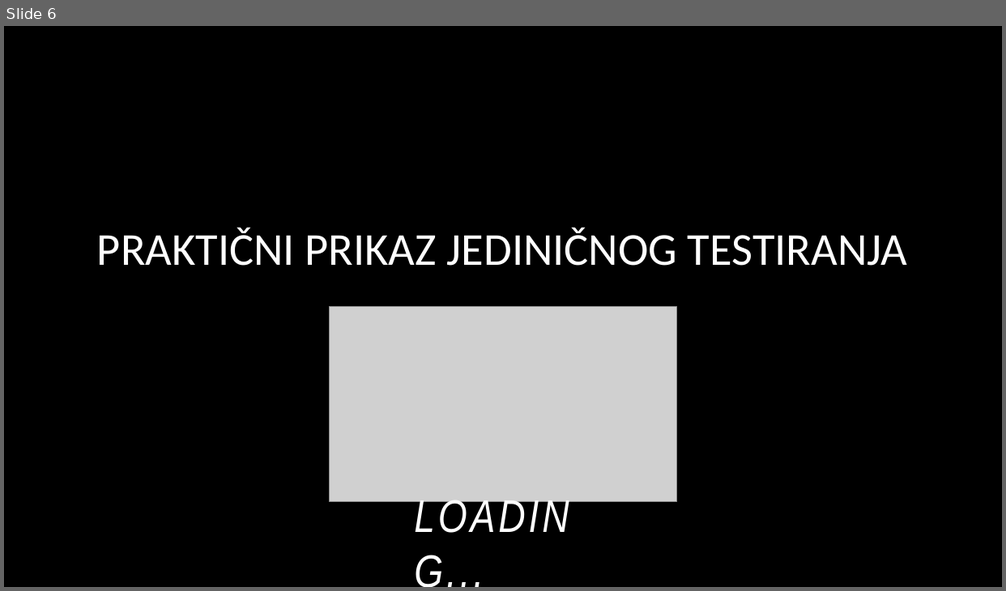
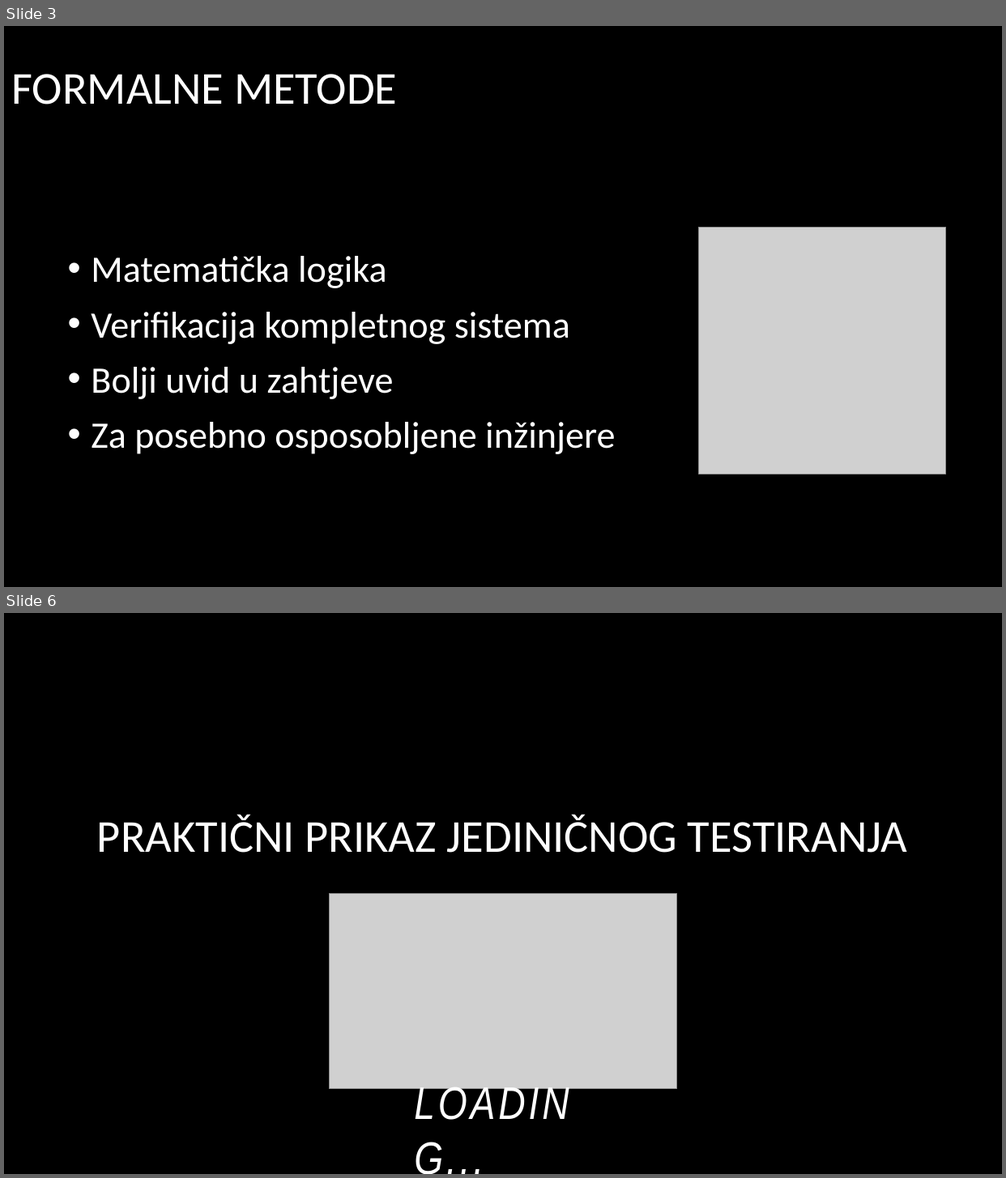
Before and after one commit to edin-3031/Diplomski_rad, a slide deck: Prezentacija/Dinamička verifikacija softvera - Prezentacija.pptx. Shown one above the other, each under a label of ours: slide 6 before the commit, slides 3 and 6 after it; the slides between them are not shown. The pictures are 1006x591 and 1006x1178 pixels, drawn with LibreOffice and Linux fonts; fonts in the diff are those of the drawing; grey boxes stand for pictures; background and template pictures are left out. Boxes give left, top, right and bottom in pixels: in the first picture for what was removed or moved away, otherwise in the second. Text is boxed around its words. In the diff, an @@ line names an element or a change of style, - is before the commit and + after.

```diff
--- a/Prezentacija/Dinamička verifikacija softvera - Prezentacija.pptx
+++ b/Prezentacija/Dinamička verifikacija softvera - Prezentacija.pptx
@@ slide 3 added at bbox=[4, 26, 1002, 587], background picture (left out) @@
@@ title added at bbox=[11, 74, 397, 105], 44 pt, text #FFFFFF @@
+FORMALNE METODE
@@ picture added at bbox=[699, 228, 946, 475] @@
@@ text added at bbox=[91, 256, 615, 454], 36 pt, text #FFFFFF @@
+• Matematička logika
+• Verifikacija kompletnog sistema
+• Bolji uvid u zahtjeve
+• Za posebno osposobljene inžinjere
```
Also in this commit, not shown: 4 slides changed, 3 other slides added, 3 slides removed.
